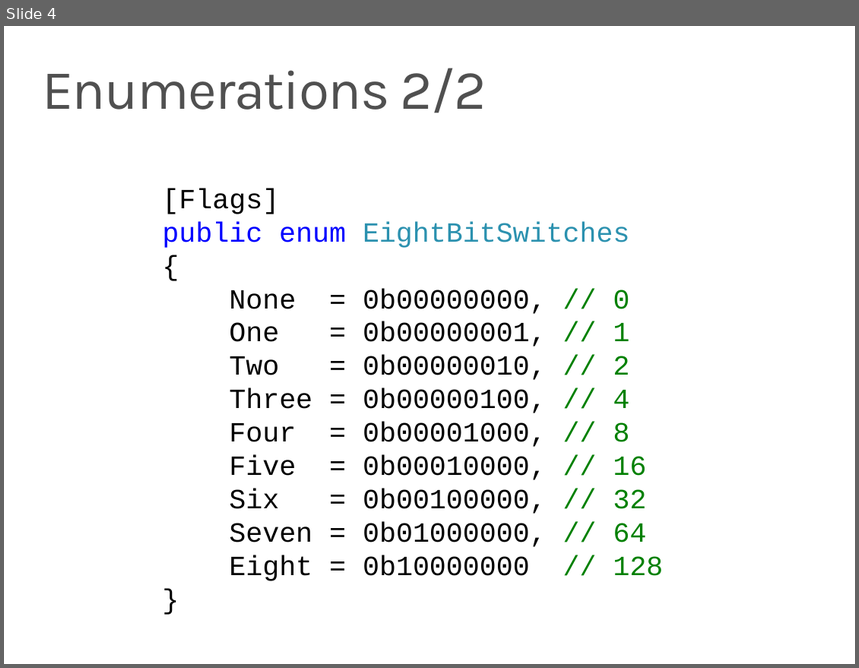
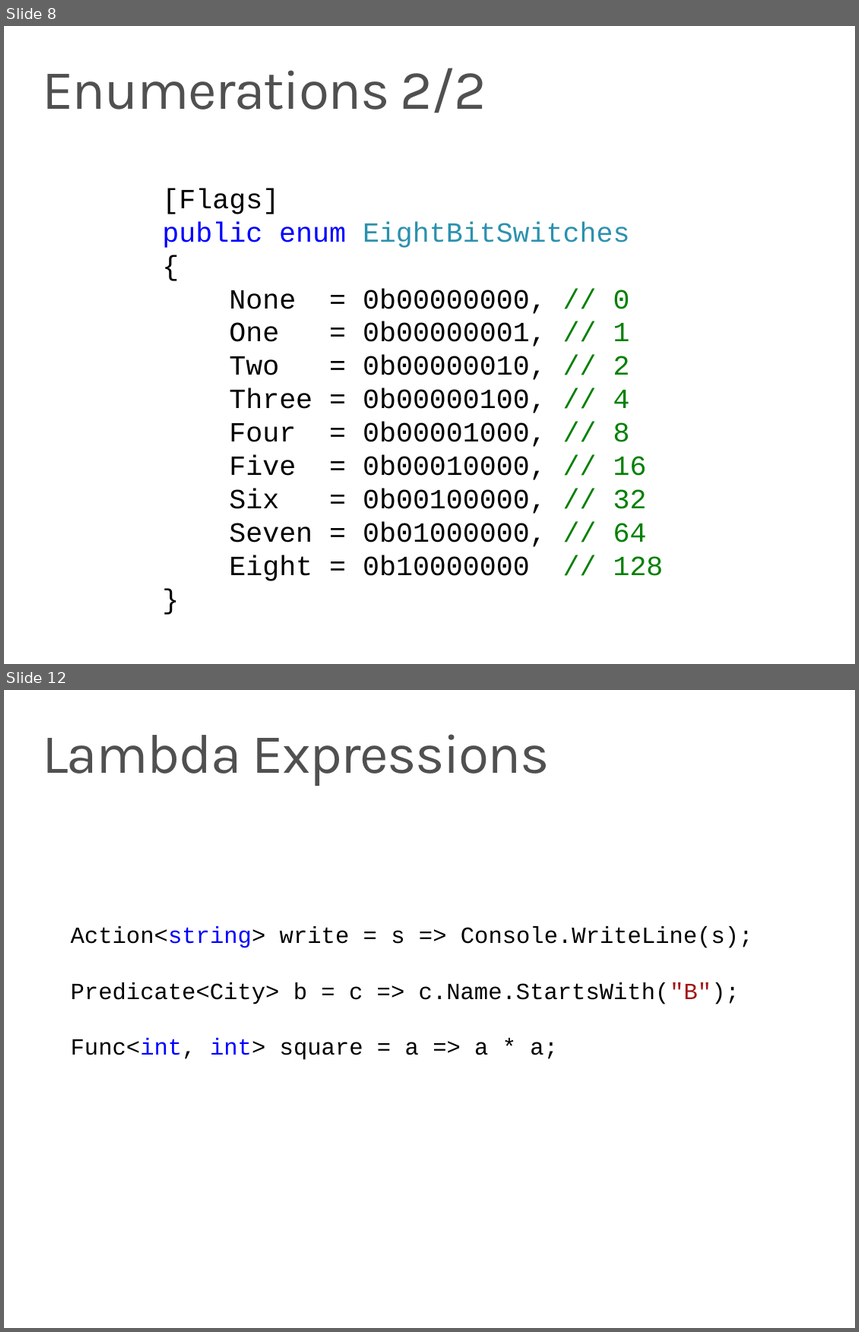
Before and after one commit to ondfisk/BDSA2018, a slide deck: Slides/Lecture03 - Lambdas and LINQ.pptx. Shown one above the other, each under a label of ours: slide 4 before the commit, slides 8 and 12 after it; the slides between them are not shown. The pictures are 859x668 and 859x1332 pixels, drawn with LibreOffice and Linux fonts; fonts in the diff are those of the drawing. Boxes give left, top, right and bottom in pixels: in the first picture for what was removed or moved away, otherwise in the second. Text is boxed around its words. In the diff, an @@ line names an element or a change of style, - is before the commit and + after.

```diff
--- a/Slides/Lecture03 - Lambdas and LINQ.pptx
+++ b/Slides/Lecture03 - Lambdas and LINQ.pptx
@@ slide 12 added at (4, 690, 855, 1328), background #FFFFFF @@
@@ title added at (42, 734, 550, 786), 48 pt, text #505050 @@
+Lambda Expressions
@@ text added at (71, 927, 753, 1060), 20 pt, text #000000 @@
+Action<string> write = s => Console.WriteLine(s);
+Predicate<City> b = c => c.Name.StartsWith("B");
+Func<int, int> square = a => a * a;
@@ what was slide 4 is now slide 8 @@
```
Also in this commit, not shown: 3 slides changed, 12 other slides added, 4 slides removed, 7 other files.
